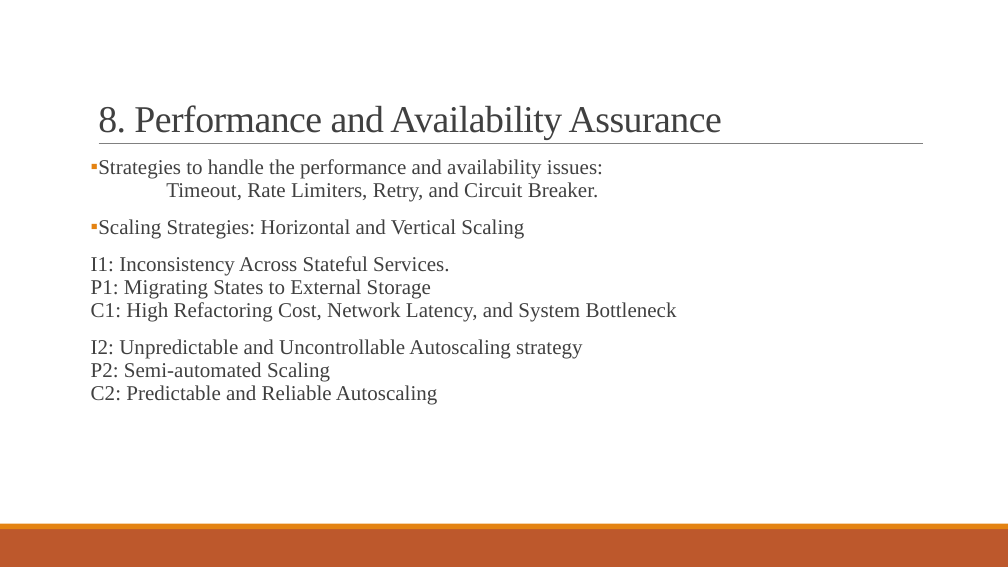
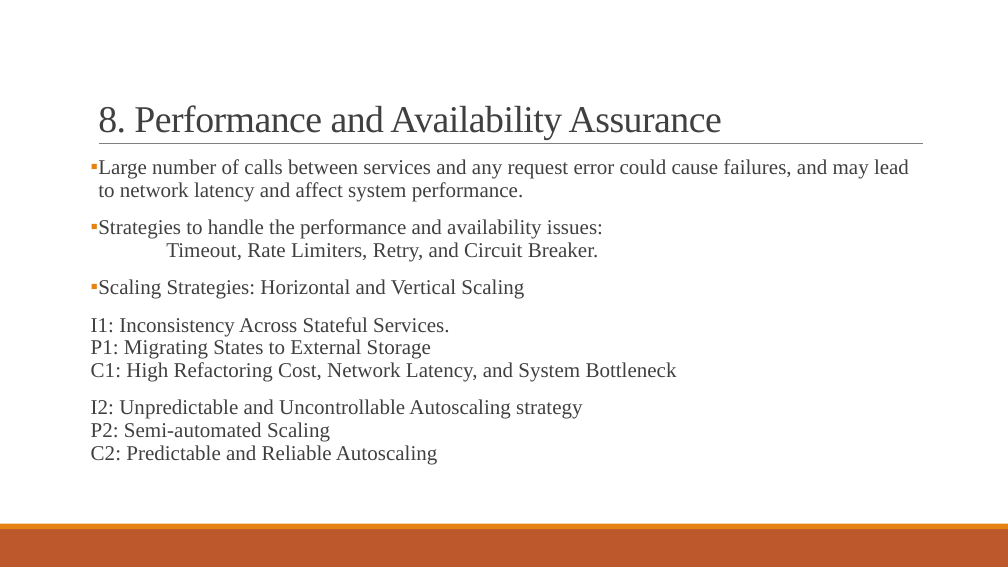
Before and after one commit to Ravishka123/Lectures_And_Talks, a slide deck: slide 27 of An Introduction to Microservices/An Introduction to Microservices.pptx (slide 18 before the commit). Drawn at 1008x567 pixels with LibreOffice and Linux fonts; fonts in the diff are those of the drawing. Boxes give left, top, right and bottom in pixels: in the first picture for what was removed or moved away, otherwise in the second. Text is boxed around its words. In the diff, an @@ line names an element or a change of style, - is before the commit and + after.

```diff
--- a/An Introduction to Microservices/An Introduction to Microservices.pptx
+++ b/An Introduction to Microservices/An Introduction to Microservices.pptx
@@ text at [98,159,909,201]: paragraph added @@
+▪ Large number of calls between services and any request error could cause failures, and may lead to network latency and affect system performance.
```
Also in this commit, not shown: 11 other slides changed, 12 slides added, 1 slide removed, 1 other file.
